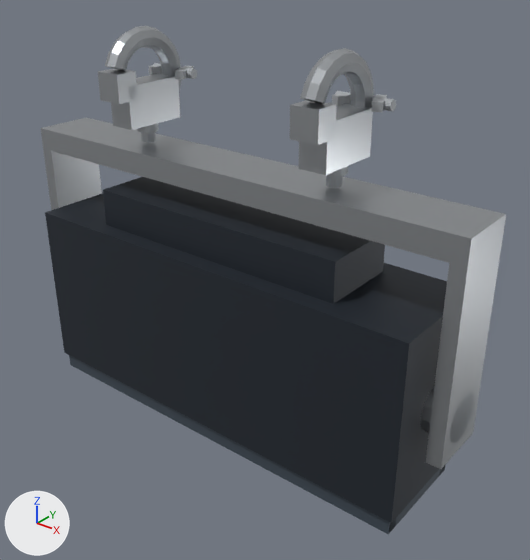
A saved change to the glTF model assets/models/lamps/led-strobe.glb.
The view is the same before and after, from a 50 mm lens placed at (0.489, -0.558, 0.184), pointed at (0.036, 0.008, -0.167). The axes (+X, +Y, +Z) are drawn at lower left. The lights are the same throughout. The first picture is the older version. Where no turn or scale is listed for an object, it has been applied to the vertices. Vertices at exactly the same position are counted once.

The first picture shows 'body', 'driver-housing', 'hanging-frame', 'lens-ring', 'truss-coupler', 'truss-coupler-bolt'.
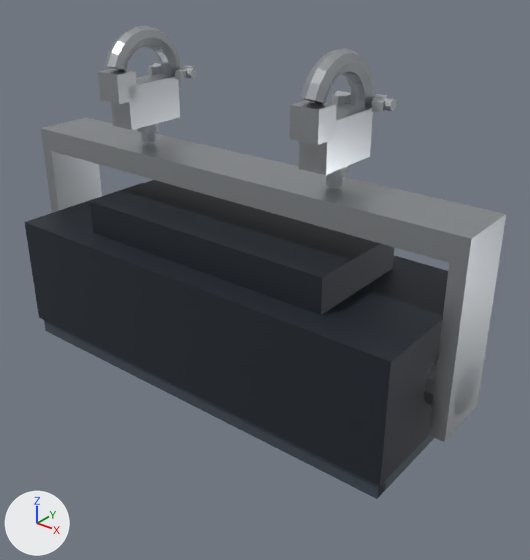
Pixel boxes [x1, y1, x2, y2] of what changed, in the pictures (530 x 560 px; the box of a moved part takes in the faces that stretch with it):
'body', moved, rescaled (8% shorter): before [45, 193, 447, 523]; after [24, 183, 448, 486]
'hanging-frame', reshaped (8% shorter): before [40, 118, 506, 469]; after [40, 118, 506, 442]
'driver-housing', rescaled (8% wider, 6% taller): before [103, 177, 385, 304]; after [90, 180, 394, 315]
'lens-ring', reshaped: before [69, 355, 446, 534]; after [44, 320, 434, 499]
part 3 of me_lens_ring, moved or reshaped: before [69, 355, 396, 534]; after [44, 320, 386, 499]
part 4 of me_lens_ring, moved or reshaped: before [389, 469, 443, 532]; after [378, 436, 434, 497]
part 5 of me_lens_ring, moved or reshaped (not visible afterwards): before [439, 464, 446, 476]
part 6 of me_hanging_frame, moved or reshaped: before [421, 386, 474, 444]; after [424, 358, 478, 416]
part 7 of me_hanging_frame, moved or reshaped: before [43, 149, 102, 210]; after [43, 149, 102, 213]
part 8 of me_hanging_frame, moved or reshaped: before [426, 242, 502, 469]; after [429, 242, 502, 442]

Patch to the scene script:
```diff
--- a/assets/models/lamps/led-strobe.glb.py
+++ b/assets/models/lamps/led-strobe.glb.py
@@ me_body @@
 # used by ob_body; location = (0.0, 0.0, 0.0)
-me_body.from_pydata(...)  # 8 vertices, 12 faces; spans x -0.25..0.25, y -0.065..0.065, z -0.334..-0.134
+me_body.from_pydata(...)  # 8 vertices, 12 faces; spans x -0.25..0.25, y -0.095..0.095, z -0.267..-0.137
+# me_body part 1: the whole mesh is scaled about its middle by (1, 1.46, 0.65), then moved by (0.0, 0.0, 0.031)
 me_body.materials.append(mat_paint_2a313a)
@@ me_driver_housing @@
 # used by ob_driver_housing; location = (0.0, 0.0, 0.0)
-me_driver_housing.from_pydata(...)  # 8 vertices, 12 faces; spans x -0.16..0.16, y -0.045..0.045, z -0.137..-0.091
+me_driver_housing.from_pydata(...)  # 8 vertices, 12 faces; spans x -0.16..0.16, y -0.065..0.065, z -0.139..-0.099
+# me_driver_housing part 2: the whole mesh is scaled about its middle by (1, 1.44, 0.87), then moved by (0.0, 0.0, -0.006)
 me_driver_housing.materials.append(mat_paint_2a313a)
@@ me_lens_ring @@
 # used by ob_lens_ring; location = (0.0, 0.0, 0.0)
-me_lens_ring.from_pydata(...)  # 32 vertices, 48 faces; spans x -0.246..0.246, y -0.061..0.061, z -0.354..-0.324
+me_lens_ring.from_pydata(...)  # 32 vertices, 48 faces; spans x -0.246..0.246, y -0.091..0.091, z -0.287..-0.257
+# me_lens_ring part 3: the loose piece of 8 vertices spanning x -0.246..0.246, y -0.061..-0.047, z -0.354..-0.324 is moved by (0.0, -0.03, 0.066)
+# me_lens_ring part 4: the loose piece of 8 vertices spanning x 0.232..0.246, y -0.06..0.06, z -0.354..-0.324 is scaled about its middle by (1, 1.5, 1), then moved by (0.0, 0.0, 0.066)
+# me_lens_ring part 5: the loose piece of 8 vertices spanning x -0.246..0.246, y 0.047..0.061, z -0.354..-0.324 is moved by (0.0, 0.03, 0.066)
+# other edits to the shape of me_lens_ring do not show in these pictures
 me_lens_ring.materials.append(mat_paint_4a5560)
@@ me_hanging_frame @@
 # used by ob_hanging_frame; location = (0.0, 0.0, 0.0)
 # before: 8 (-0.28, -0.035, -0.272), 9 (-0.264, -0.035, -0.272), 10 (-0.264, 0.035, -0.272), 11 (-0.28, 0.035, -0.272)
 # before: 40 (0.264, -0.035, -0.272) at pixel (425, 462), 41 (0.28, -0.035, -0.272) at pixel (440, 469), 42 (0.28, 0.035, -0.272) at pixel (473, 432), 43 (0.264, 0.035, -0.272)
-me_hanging_frame.from_pydata(...)  # 59 vertices, 120 faces; spans x -0.28..0.28, y -0.035..0.035, z -0.272..-0.04
+me_hanging_frame.from_pydata(...)  # 59 vertices, 120 faces; spans x -0.28..0.28, y -0.035..0.035, z -0.24..-0.04
+# me_hanging_frame part 6: the loose piece of 39 vertices spanning x -0.28..0.28, y -0.026..0.026, z -0.259..-0.208 is moved by (0.0, 0.0, 0.031)
+# me_hanging_frame part 7
+for i in [*range(8, 12)]: me_hanging_frame.vertices[i].co += Vector((0.0, 0.0, 0.031))
+# me_hanging_frame part 8
+for i in [*range(40, 44)]: me_hanging_frame.vertices[i].co += Vector((0.0, 0.0, 0.031))
 me_hanging_frame.materials.append(mat_metal_b8bcc0)
```
